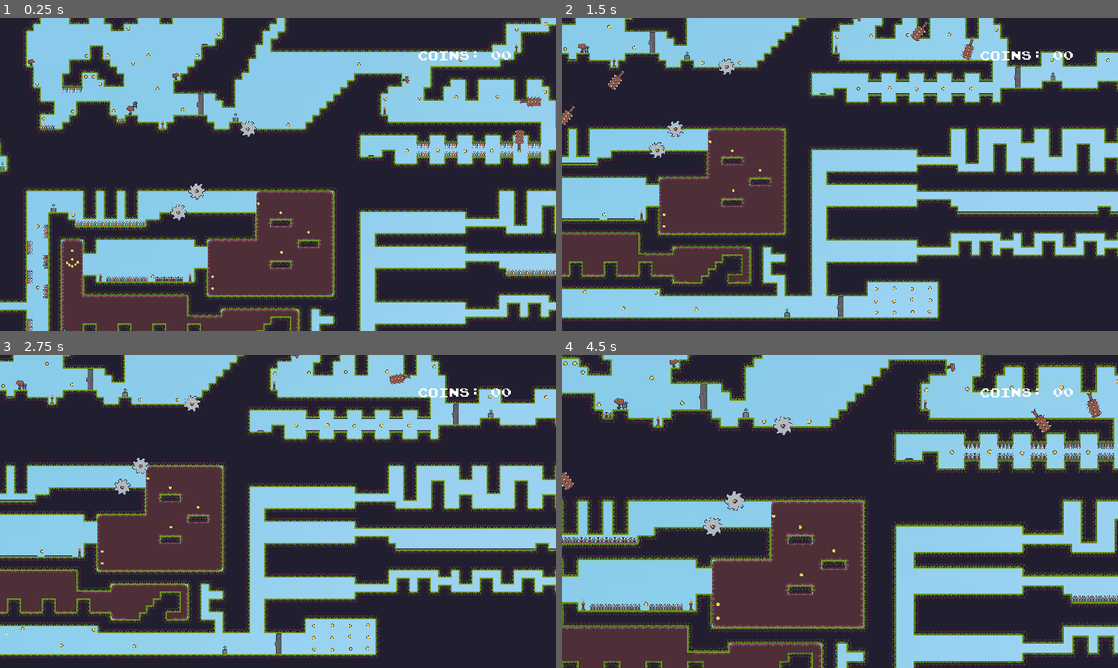
Above: before the commit, frames 1-4 (two rows, left to right).
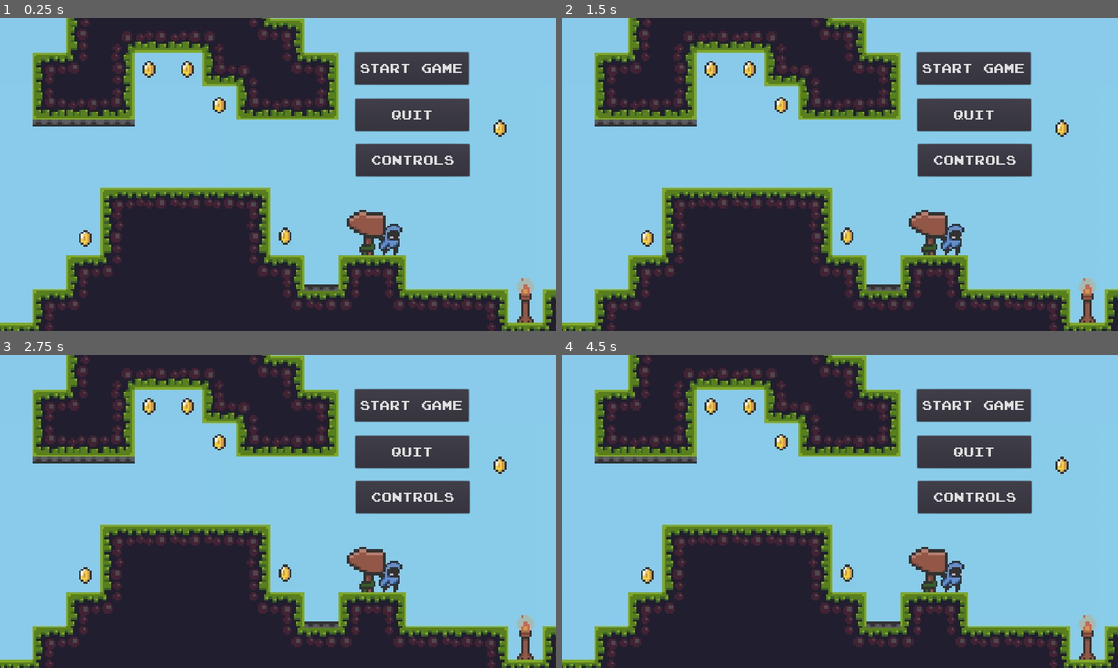
Above: after the commit, the same moments.

Repository: emmhig10/Godot.Emmanuel
Game: Godot game, scene res://World.tscn
Two runs of this game, one before a commit and one after it. Both use one fixed random seed, a clock stepped at 60 frames per second and the inputs below.
Inputs (mouse positions are in pixels of both pictures, inside the frame that each line leads up to):
- Up to frame 1 (0.25 s): no input
- Up to frame 2 (1.5 s): click (973, 158) at 0.5 s, where only the run after the commit has a clickable "Controls"; click (840, 309) at 1.25 s, where only the run after the commit has a clickable "Back to Menu"
- Up to frame 3 (2.75 s): click (411, 405) at 2 s, where only the run after the commit has a clickable "Start Game"
- Up to frame 4 (4.5 s): click (973, 405) at 2.75 s, where only the run after the commit has a clickable "Start Game"; click (973, 405) at 3.5 s, where only the run after the commit has a clickable "Start Game"; tap Z (zoom) at 4.35 s

The runs differ from the first frame. In frame 1, 78% of the frame differs, in the area x 0-100%, y 0-100%; in frame 2, 68%; in frame 3, 68%; in frame 4, 74%.

Commit message:
title screen

Diff:
--- /dev/null
+++ b/Controls.gd
@@ -0,0 +1,8 @@
+extends Control
+
+
+
+
+func _on_Button_pressed():
+	get_tree().change_scene("res://Tittle screen.tscn")
+	pass # Replace with function body.
--- /dev/null
+++ b/Controls.tscn
@@ -0,0 +1,51 @@
+[gd_scene load_steps=5 format=2]
+
+[ext_resource path="res://other Assets/joystix monospace.ttf" type="DynamicFontData" id=1]
+[ext_resource path="res://Controls.gd" type="Script" id=2]
+
+[sub_resource type="DynamicFont" id=1]
+size = 25
+font_data = ExtResource( 1 )
+
+[sub_resource type="DynamicFont" id=2]
+size = 18
+font_data = ExtResource( 1 )
+
+[node name="Controls and Instructions" type="Control"]
+anchor_right = 1.0
+anchor_bottom = 1.0
+script = ExtResource( 2 )
+
+[node name="Label" type="Label" parent="."]
+margin_right = 764.0
+margin_bottom = 314.0
+custom_fonts/font = SubResource( 1 )
+text = "
+--CONTROLS AND INSTRUCTIONS--
+
+	Jump - W, Space, Up
+	Left - A, Left
+	Right - D, Right
+	Double Jump - double tap space or W
+	Wall Climb Left - Hold Up or W and tap Left or A
+	Wall Climb Right - Hold Up or W and tap Right or D
+
+LEVEL MISSIONS:
+	Easy:
+		Complete Game to the end
+	Medium:
+		Complete Game and collect 66 coins
+	Hard:
+		Complete Game, Collect 66 coins and Collect 4 Orbs
+NOTE:
+	Most orbs are invisible and are in hard to get places"
+
+[node name="Button" type="Button" parent="."]
+margin_left = 541.0
+margin_top = 646.0
+margin_right = 737.0
+margin_bottom = 700.0
+custom_fonts/font = SubResource( 2 )
+text = "Back to Menu"
+
+[connection signal="pressed" from="Button" to="." method="_on_Button_pressed"]
--- /dev/null
+++ b/End_Door.gd
@@ -0,0 +1,6 @@
+extends Node2D
+
+
+
+func _on_exit_body_entered(body):
+	get_tree().change_scene("res://Tittle screen.tscn")
--- /dev/null
+++ b/End_Door.tscn
@@ -0,0 +1,21 @@
+[gd_scene load_steps=4 format=2]
+
+[ext_resource path="res://Sprites/door.png" type="Texture" id=1]
+[ext_resource path="res://End_Door.gd" type="Script" id=2]
+
+[sub_resource type="RectangleShape2D" id=1]
+extents = Vector2( 4, 7.5 )
+
+[node name="End_Door" type="Node2D"]
+script = ExtResource( 2 )
+
+[node name="Door" type="Sprite" parent="."]
+texture = ExtResource( 1 )
+
+[node name="exit" type="Area2D" parent="Door"]
+
+[node name="CollisionShape_Exit" type="CollisionShape2D" parent="Door/exit"]
+position = Vector2( 0, 4.5 )
+shape = SubResource( 1 )
+
+[connection signal="body_entered" from="Door/exit" to="." method="_on_exit_body_entered"]
--- /dev/null
+++ b/Tittle screen.gd
@@ -0,0 +1,14 @@
+extends Control
+func _on_Quit_pressed():
+	get_tree().quit()
+	pass # Replace with function body.
+
+
+func _on_Controls_and_Instuctions_pressed():
+	get_tree().change_scene("res://Controls.tscn")
+	pass # Replace with function body.
+
+
+func _on_Start_Button_pressed():
+	get_tree().change_scene("res://World.tscn")
+	pass
--- /dev/null
+++ b/Tittle screen.tscn
@@ -0,0 +1,47 @@
+[gd_scene load_steps=5 format=2]
+
+[ext_resource path="res://Tittle screen.gd" type="Script" id=1]
+[ext_resource path="res://other Assets/joystix monospace.ttf" type="DynamicFontData" id=2]
+[ext_resource path="res://other Assets/background for title screen.jpg" type="Texture" id=3]
+
+[sub_resource type="DynamicFont" id=1]
+size = 29
+font_data = ExtResource( 2 )
+
+[node name="Tittle screen" type="Control"]
+anchor_right = 1.0
+anchor_bottom = 1.0
+script = ExtResource( 1 )
+
+[node name="BackgroundForTitleScreen" type="Sprite" parent="."]
+position = Vector2( 640, 365.5 )
+scale = Vector2( 1.46818, 1.45833 )
+texture = ExtResource( 3 )
+
+[node name="Start Button" type="Button" parent="."]
+margin_left = 817.0
+margin_top = 79.0
+margin_right = 1079.0
+margin_bottom = 153.0
+custom_fonts/font = SubResource( 1 )
+text = "Start Game"
+
+[node name="Quit" type="Button" parent="."]
+margin_left = 818.0
+margin_top = 186.0
+margin_right = 1080.0
+margin_bottom = 260.0
+custom_fonts/font = SubResource( 1 )
+text = "Quit"
+
+[node name="Controls and Instuctions" type="Button" parent="."]
+margin_left = 819.0
+margin_top = 290.0
+margin_right = 1081.0
+margin_bottom = 364.0
+custom_fonts/font = SubResource( 1 )
+text = "Controls"
+
+[connection signal="pressed" from="Start Button" to="." method="_on_Start_Button_pressed"]
+[connection signal="pressed" from="Quit" to="." method="_on_Quit_pressed"]
+[connection signal="pressed" from="Controls and Instuctions" to="." method="_on_Controls_and_Instuctions_pressed"]
--- a/World.tscn
+++ b/World.tscn
@@ -18,7 +18,7 @@
 [ext_resource path="res://Sprites/bluebackground.JPG" type="Texture" id=16]
 [ext_resource path="res://COIN.tscn" type="PackedScene" id=17]
 [ext_resource path="res://other Assets/joystix monospace.ttf" type="DynamicFontData" id=18]
-[ext_resource path="res://end gem.tscn" type="PackedScene" id=19]
+[ext_resource path="res://End_Door.tscn" type="PackedScene" id=19]
 [ext_resource path="res://orb.tscn" type="PackedScene" id=20]
 [ext_resource path="res://Y2Mate.is - Two Steps From Hell - Stronger Faster Braver-NDypKtiDWdA-160k-1656066990111.mp3" type="AudioStream" id=21]
 
@@ -577,40 +577,40 @@
 [node name="COIN5" parent="TileMap2" instance=ExtResource( 17 )]
 position = Vector2( 235, 479 )
 
-[node name="tiki torch" parent="." instance=ExtResource( 14 )]
-position = Vector2( 934, -76 )
-
-[node name="tiki torch2" parent="tiki torch" instance=ExtResource( 14 )]
-position = Vector2( -303, 144 )
-
-[node name="tiki torch3" parent="tiki torch" instance=ExtResource( 14 )]
-position = Vector2( 513, 208 )
-
-[node name="tiki torch4" parent="tiki torch" instance=ExtResource( 14 )]
-position = Vector2( 1313, 193 )
-
-[node name="tiki torch5" parent="tiki torch" instance=ExtResource( 14 )]
-position = Vector2( 1813, 512 )
-
-[node name="tiki torch" parent="tiki torch" instance=ExtResource( 14 )]
-position = Vector2( 405, -48 )
-
-[node name="tiki torch6" parent="tiki torch" instance=ExtResource( 14 )]
-position = Vector2( -814, 176 )
-
-[node name="tiki torch7" parent="tiki torch" instance=ExtResource( 14 )]
-position = Vector2( -957, 528 )
-
-[node name="tiki torch8" parent="tiki torch" instance=ExtResource( 14 )]
-position = Vector2( -751, 528 )
-
 [node name="Camera2D" type="Camera2D" parent="."]
 current = true
 smoothing_enabled = true
 script = ExtResource( 3 )
 
 [node name="player" parent="." instance=ExtResource( 1 )]
-position = Vector2( 57, 43 )
+position = Vector2( -313, 152 )
+
+[node name="tiki torch" parent="." instance=ExtResource( 14 )]
+position = Vector2( 934, -76 )
+
+[node name="tiki torch2" parent="tiki torch" instance=ExtResource( 14 )]
+position = Vector2( -303, 144 )
+
+[node name="tiki torch3" parent="tiki torch" instance=ExtResource( 14 )]
+position = Vector2( 513, 208 )
+
+[node name="tiki torch4" parent="tiki torch" instance=ExtResource( 14 )]
+position = Vector2( 1313, 193 )
+
+[node name="tiki torch5" parent="tiki torch" instance=ExtResource( 14 )]
+position = Vector2( 1813, 512 )
+
+[node name="tiki torch" parent="tiki torch" instance=ExtResource( 14 )]
+position = Vector2( 405, -48 )
+
+[node name="tiki torch6" parent="tiki torch" instance=ExtResource( 14 )]
+position = Vector2( -814, 176 )
+
+[node name="tiki torch7" parent="tiki torch" instance=ExtResource( 14 )]
+position = Vector2( -957, 528 )
+
+[node name="tiki torch8" parent="tiki torch" instance=ExtResource( 14 )]
+position = Vector2( -751, 528 )
 
 [node name="TileMap" type="TileMap" parent="."]
 tile_set = SubResource( 2 )
@@ -1057,29 +1057,29 @@
 [node name="CollisionShape2D" parent="DoorAndButton/Door/Door" index="0"]
 position = Vector2( 0.375, 0 )
 
+[node name="SwingingTrap3" parent="." instance=ExtResource( 4 )]
+position = Vector2( 832, 48 )
+
+[node name="SwingingTrap2" parent="." instance=ExtResource( 4 )]
+position = Vector2( -69, -129 )
+
+[node name="SwingingTrap" parent="." instance=ExtResource( 4 )]
+position = Vector2( 209, 383 )
+
+[node name="SwingingTrap5" parent="." instance=ExtResource( 4 )]
+position = Vector2( -47, 400 )
+
+[node name="SwingingTrap7" parent="." instance=ExtResource( 4 )]
+position = Vector2( 38, 497 )
+
+[node name="SwingingTrap6" parent="." instance=ExtResource( 4 )]
+position = Vector2( -53, 497 )
+
+[node name="SwingingTrap8" parent="." instance=ExtResource( 4 )]
+position = Vector2( 128, 497 )
+
 [node name="SwingingTrap4" parent="." instance=ExtResource( 4 )]
 position = Vector2( 944, 49 )
-
-[node name="SwingingTrap3" parent="SwingingTrap4" instance=ExtResource( 4 )]
-position = Vector2( -112, -1 )
-
-[node name="SwingingTrap2" parent="SwingingTrap4" instance=ExtResource( 4 )]
-position = Vector2( -1013, -178 )
-
-[node name="SwingingTrap" parent="SwingingTrap4" instance=ExtResource( 4 )]
-position = Vector2( -735, 334 )
-
-[node name="SwingingTrap5" parent="SwingingTrap4" instance=ExtResource( 4 )]
-position = Vector2( -991, 351 )
-
-[node name="SwingingTrap7" parent="SwingingTrap4" instance=ExtResource( 4 )]
-position = Vector2( -906, 448 )
-
-[node name="SwingingTrap6" parent="SwingingTrap4" instance=ExtResource( 4 )]
-position = Vector2( -997, 448 )
-
-[node name="SwingingTrap8" parent="SwingingTrap4" instance=ExtResource( 4 )]
-position = Vector2( -816, 448 )
 
 [node name="SpiningBlade" parent="." instance=ExtResource( 7 )]
 position = Vector2( 310, 158 )
@@ -1809,8 +1809,8 @@
 [node name="SpikeTrap170" parent="SpikeTrap" instance=ExtResource( 5 )]
 position = Vector2( -224.001, -222.999 )
 
-[node name="end gem" parent="." instance=ExtResource( 19 )]
-position = Vector2( -443, 167 )
+[node name="End_Door" parent="." instance=ExtResource( 19 )]
+position = Vector2( -440, 164 )
 
 [connection signal="coin_collected" from="COIN" to="." method="_on_COIN_coin_collected"]
 [connection signal="coin_collected" from="COIN/COIN5" to="." method="_on_COIN_coin_collected"]
--- a/end gem.tscn
+++ /dev/null
@@ -1,18 +0,0 @@
-[gd_scene load_steps=3 format=2]
-
-[ext_resource path="res://Sprites/door.png" type="Texture" id=1]
-
-[sub_resource type="RectangleShape2D" id=1]
-extents = Vector2( 8.5, 9.5 )
-
-[node name="end Door" type="Node2D"]
-
-[node name="Area2D" type="Area2D" parent="."]
-
-[node name="Door" type="Sprite" parent="Area2D"]
-position = Vector2( 0, -2 )
-texture = ExtResource( 1 )
-
-[node name="CollisionShape2D" type="CollisionShape2D" parent="Area2D"]
-position = Vector2( -0.5, 0.5 )
-shape = SubResource( 1 )
--- a/title screen.gd
+++ /dev/null
@@ -1,14 +0,0 @@
-extends Control
-
-
-# Declare member variables here. Examples:
-# var a = 2
-# var b = "text"
-
-
-# Called when the node enters the scene tree for the first time.
-func _ready():
-	#for button in $Menu/CentreRow/Buttons.get_children():
-#	button.connect("pressed", self, "_on_Button_pressed", [button.scene_to_load])
-func _on_Button_pressed(scene_to_load):
-	get_tree().change_scene(scene_to_load)
--- a/title screen.tscn
+++ /dev/null
@@ -1,39 +0,0 @@
-[gd_scene load_steps=5 format=2]
-
-[ext_resource path="res://other Assets/da13f8077e295a5c1cb08c512c3e5972.png" type="Texture" id=1]
-[ext_resource path="res://Buttons/MenuButton.tscn" type="PackedScene" id=2]
-[ext_resource path="res://Buttons/MenuButton.gd" type="Script" id=3]
-[ext_resource path="res://title screen.gd" type="Script" id=4]
-
-[node name="title screen" type="Control"]
-anchor_right = 1.0
-anchor_bottom = 1.0
-script = ExtResource( 4 )
-
-[node name="menu" type="VBoxContainer" parent="."]
-margin_left = 120.0
-margin_top = 80.0
-margin_right = 1160.0
-margin_bottom = 640.0
-
-[node name="logo" type="TextureRect" parent="menu"]
-margin_right = 1040.0
-margin_bottom = 44.0
-texture = ExtResource( 1 )
-
-[node name="centre row" type="HBoxContainer" parent="menu"]
-margin_top = 48.0
-margin_right = 1040.0
-margin_bottom = 560.0
-size_flags_vertical = 3
-
-[node name="buttons" type="VBoxContainer" parent="menu/centre row"]
-margin_right = 1040.0
-margin_bottom = 512.0
-size_flags_horizontal = 3
-size_flags_vertical = 3
-
-[node name="New game button" parent="menu/centre row/buttons" instance=ExtResource( 2 )]
-margin_bottom = 60.0
-script = ExtResource( 3 )
-scene_to_load = "res://World.tscn"
Binary file added: other Assets/background for title screen.jpg
Not shown, added: other Assets/background for title screen.jpg.import
Binary file added: other Assets/herochar_idle_anim_strip_4.png
Not shown, added: other Assets/herochar_idle_anim_strip_4.png.import
